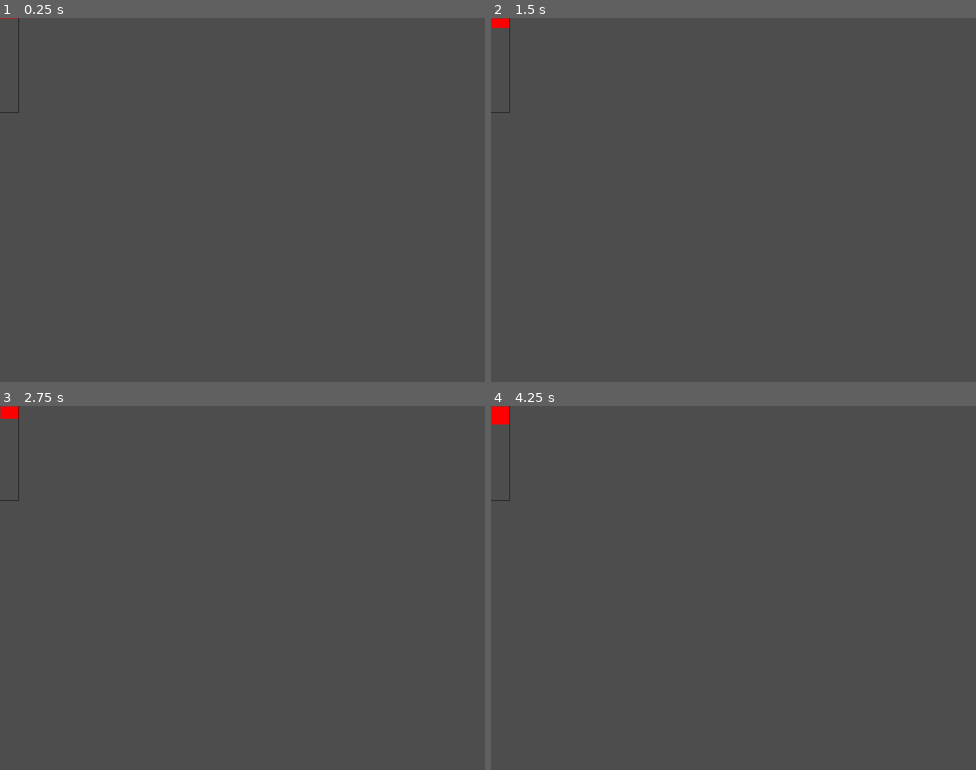
Above: before the commit, frames 1-4 (two rows, left to right).
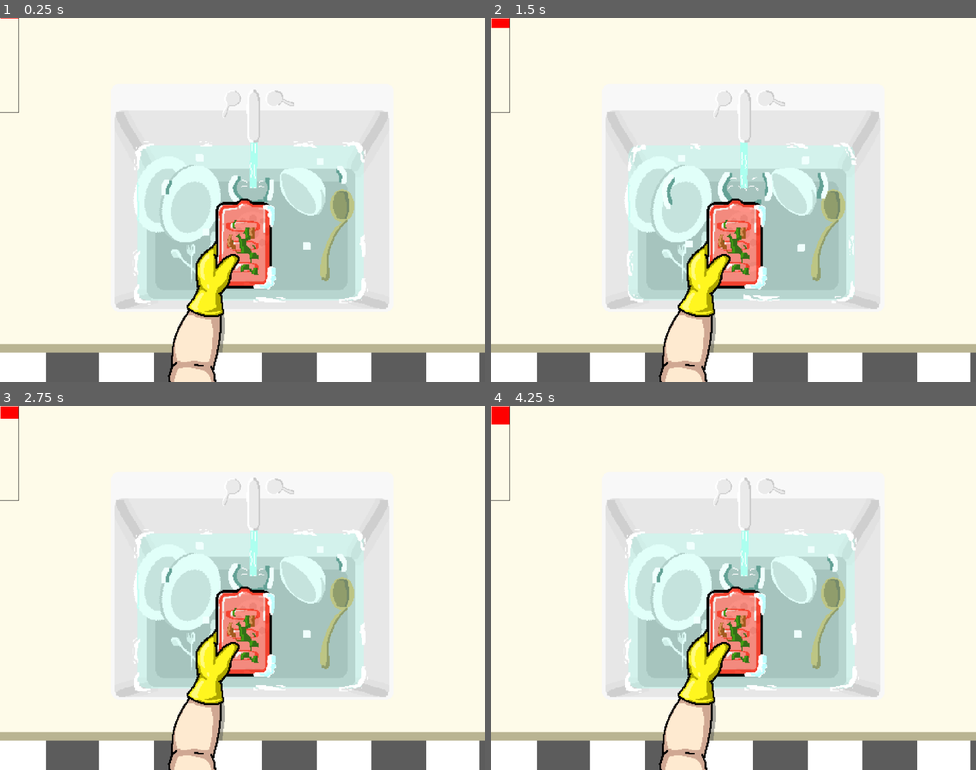
Above: after the commit, the same moments.

Repository: ODuddles/IAT-313-Narrative-and-New-Media
Game: Godot game, scene res://Scenes/clicker.tscn
Two runs of this game, one before a commit and one after it. Both use one fixed random seed, a clock stepped at 60 frames per second and the inputs below. This scene is started directly instead of the project's main scene.
Inputs:
- Up to frame 1 (0.25 s): no input
- Up to frame 2 (1.5 s): tap Enter (ui_accept) at 0.5, 0.77 s; hold Right (ui_right) from 0.53 s (still down)
- Up to frame 3 (2.75 s): tap Enter (ui_accept) at 1.52 s; release Right (ui_right) at 2.03 s; hold Left (ui_left) from 2.03 s (still down)
- Up to frame 4 (4.25 s): release Left (ui_left) at 2.78 s; hold Right (ui_right) from 2.78 s (still down); tap Enter (ui_accept) at 3.02, 3.77 s

The runs differ from the first frame. In frame 1, 97% of the frame differs, in the area x 0-100%, y 0-100%; in frame 2, 97%; in frame 3, 97%; in frame 4, 97%.

Commit message:
Added bg to clicker

Diff:
--- /dev/null
+++ b/cycle-game/Assets/dishwashing_frames/dishwashing_bg.tres
@@ -0,0 +1,23 @@
+[gd_resource type="AnimatedTexture" load_steps=7 format=3 uid="uid://sf70ecgnpak2"]
+
+[ext_resource type="Texture2D" uid="uid://b6jvpocl4t3aq" path="res://Assets/dishwashing_frames/Timeline 1_0000.png" id="1_o78vf"]
+[ext_resource type="Texture2D" uid="uid://dwdquwicko568" path="res://Assets/dishwashing_frames/Timeline 1_0001.png" id="2_vsald"]
+[ext_resource type="Texture2D" uid="uid://bmugaonlxwyhy" path="res://Assets/dishwashing_frames/Timeline 1_0002.png" id="3_fbe6u"]
+[ext_resource type="Texture2D" uid="uid://c3catjav8kdu6" path="res://Assets/dishwashing_frames/Timeline 1_0003.png" id="4_jljvt"]
+[ext_resource type="Texture2D" uid="uid://dd7o4dn3bmv4r" path="res://Assets/dishwashing_frames/Timeline 1_0004.png" id="5_qutp3"]
+[ext_resource type="Texture2D" uid="uid://bnto3mt8jybog" path="res://Assets/dishwashing_frames/Timeline 1_0005.png" id="6_jl3ib"]
+
+[resource]
+frames = 6
+speed_scale = 12.0
+frame_0/texture = ExtResource("1_o78vf")
+frame_1/texture = ExtResource("2_vsald")
+frame_1/duration = 1.0
+frame_2/texture = ExtResource("3_fbe6u")
+frame_2/duration = 1.0
+frame_3/texture = ExtResource("4_jljvt")
+frame_3/duration = 1.0
+frame_4/texture = ExtResource("5_qutp3")
+frame_4/duration = 1.0
+frame_5/texture = ExtResource("6_jl3ib")
+frame_5/duration = 1.0
--- a/cycle-game/Scenes/clicker.tscn
+++ b/cycle-game/Scenes/clicker.tscn
@@ -1,6 +1,7 @@
-[gd_scene load_steps=2 format=3 uid="uid://d0hdfsm0ucdjq"]
+[gd_scene load_steps=3 format=3 uid="uid://d0hdfsm0ucdjq"]
 
 [ext_resource type="Script" uid="uid://cifvb3yn8jia7" path="res://Scripts/clicker.gd" id="1_qsbhg"]
+[ext_resource type="Texture2D" uid="uid://sf70ecgnpak2" path="res://Assets/dishwashing_frames/dishwashing_bg.tres" id="2_gq5ct"]
 
 [node name="Node2D" type="Node2D"]
 script = ExtResource("1_qsbhg")
@@ -8,3 +9,9 @@
 [node name="Timer" type="Timer" parent="."]
 wait_time = 0.1
 autostart = true
+
+[node name="TextureRect" type="TextureRect" parent="."]
+show_behind_parent = true
+offset_right = 1024.0
+offset_bottom = 768.0
+texture = ExtResource("2_gq5ct")
Binary file removed: cycle-game/Assets/dishwashing_frames.png
Binary file added: cycle-game/Assets/dishwashing_frames/Timeline 1_0000.png
Not shown, added: cycle-game/Assets/dishwashing_frames/Timeline 1_0000.png.import
Binary file added: cycle-game/Assets/dishwashing_frames/Timeline 1_0001.png
Not shown, added: cycle-game/Assets/dishwashing_frames/Timeline 1_0001.png.import
Binary file added: cycle-game/Assets/dishwashing_frames/Timeline 1_0002.png
Not shown, added: cycle-game/Assets/dishwashing_frames/Timeline 1_0002.png.import
Binary file added: cycle-game/Assets/dishwashing_frames/Timeline 1_0003.png
Not shown, added: cycle-game/Assets/dishwashing_frames/Timeline 1_0003.png.import
Binary file added: cycle-game/Assets/dishwashing_frames/Timeline 1_0004.png
Not shown, added: cycle-game/Assets/dishwashing_frames/Timeline 1_0004.png.import
Binary file added: cycle-game/Assets/dishwashing_frames/Timeline 1_0005.png
(and 1 more such lines)
